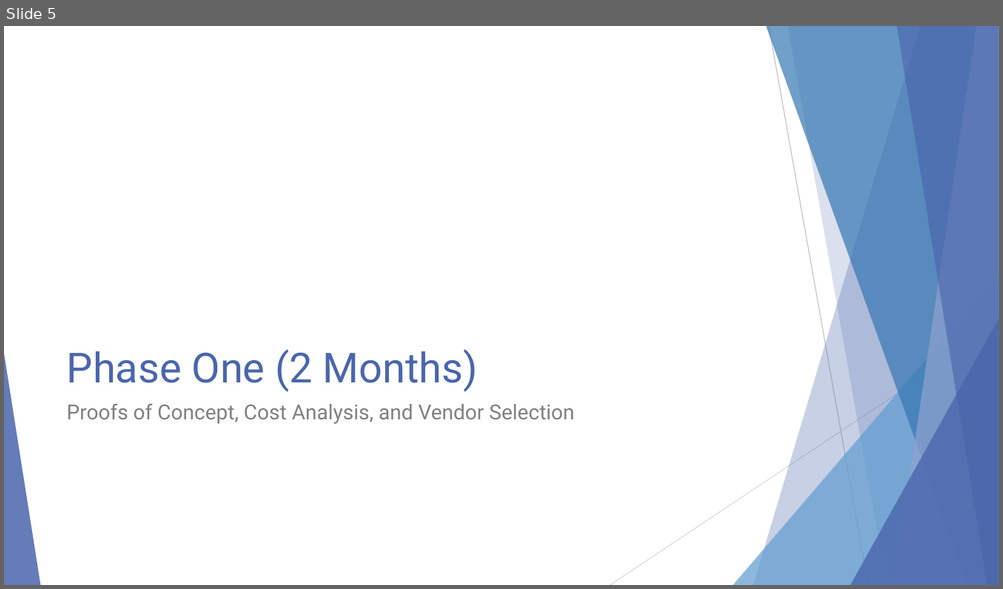
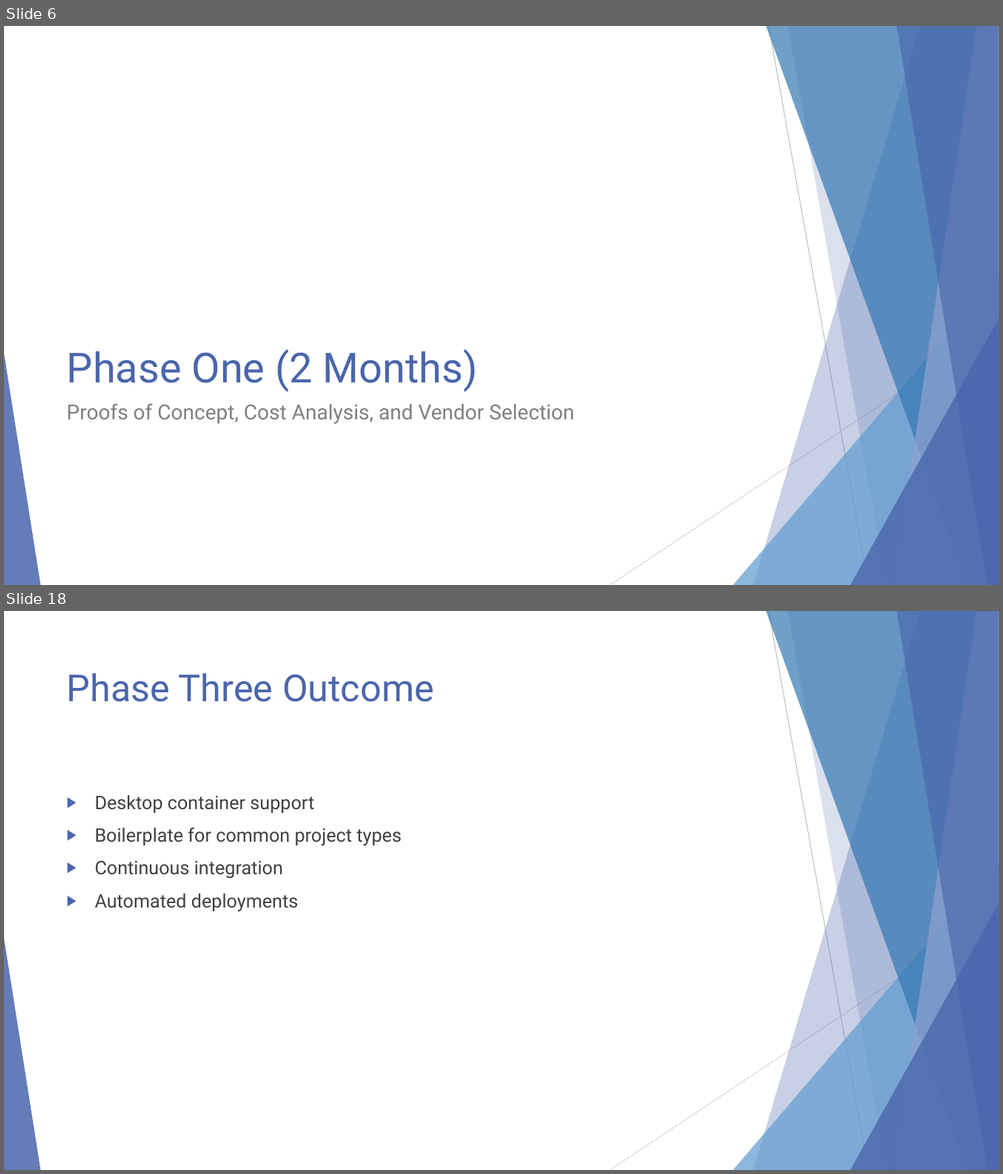
Before and after one commit to EnterpriseProductsLP/docker-straw-man, a slide deck: presentation.pptx. Shown one above the other, each under a label of ours: slide 5 before the commit, slides 6 and 18 after it; the slides between them are not shown. The pictures are 1003x589 and 1003x1174 pixels, drawn with LibreOffice and Linux fonts; fonts in the diff are those of the drawing. Boxes give left, top, right and bottom in pixels: in the first picture for what was removed or moved away, otherwise in the second. Text is boxed around its words. In the diff, an @@ line names an element or a change of style, - is before the commit and + after.

```diff
--- a/presentation.pptx
+++ b/presentation.pptx
@@ slide 18 added at (4,611,999,1170), background #FFFFFF; not listed: 10 template elements that a slide beside it also shows @@
@@ title added at (67,673,434,702), 36 pt, text #4A66AC @@
+Phase Three Outcome
@@ text added at (95,795,401,912), 18 pt, text #404040 @@
+▶ Desktop container support
+▶ Boilerplate for common project types
+▶ Continuous integration
+▶ Automated deployments
@@ what was slide 5 is now slide 6 @@
```
Also in this commit, not shown: 11 slides changed, 2 other slides added.
